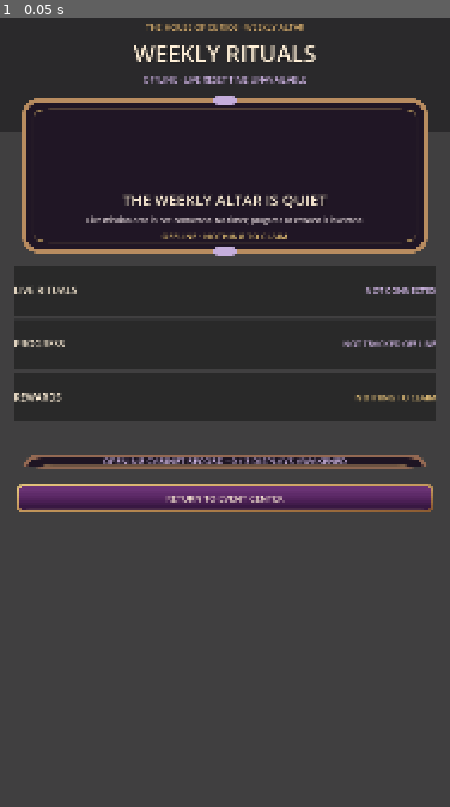
Above: before the commit, frame 1.
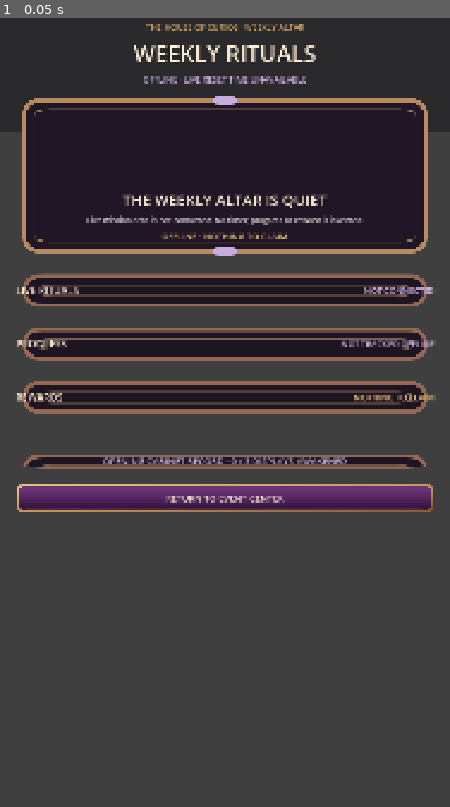
Above: after the commit, the same moment.

Repository: Jay-prodesign/akilta-match3
Game: Godot game, scene res://src/ui/missions/weekly_missions_screen.tscn
The game is run twice, just before and just after one commit, with the same random seed, the same clock (stepped at 60 frames per second) and the same inputs. This scene is started directly instead of the project's main scene.
Inputs:
- Up to frame 1 (0.05 s): no input

The runs differ from the first frame. In frame 1, 5.2% of the frame differs, in the area x 3-97%, y 32-51%.

Commit message:
Bind Weekly Rituals to truthful list-density and single-return hierarchy

Diff:
--- a/src/ui/missions/weekly_missions_screen.gd
+++ b/src/ui/missions/weekly_missions_screen.gd
@@ -15,6 +15,12 @@
 @onready var reward_art: TextureRect = $MissionLayout/MissionEmptyState/EmptyContent/MissionRewardArt
 @onready var availability: Label = $MissionLayout/MissionEmptyState/EmptyContent/AltarCopy/MissionAvailability
 @onready var truth: Label = $MissionLayout/MissionEmptyState/EmptyContent/AltarCopy/MissionEmptyStateTruth
+@onready var feed_status: PanelContainer = $MissionLayout/MissionStatusStack/FeedStatus
+@onready var feed_state: Label = $MissionLayout/MissionStatusStack/FeedStatus/Content/State
+@onready var progress_status: PanelContainer = $MissionLayout/MissionStatusStack/ProgressStatus
+@onready var progress_state: Label = $MissionLayout/MissionStatusStack/ProgressStatus/Content/State
+@onready var reward_status: PanelContainer = $MissionLayout/MissionStatusStack/RewardStatus
+@onready var reward_state: Label = $MissionLayout/MissionStatusStack/RewardStatus/Content/State
 @onready var stage_spacer: Control = $MissionLayout/WorldStageSpacer
 @onready var opening_record: Label = $MissionLayout/MissionOpeningRecord
 @onready var return_events: Button = $MissionLayout/ReturnToEvents
@@ -22,6 +28,9 @@
 
 func _ready() -> void:
 	ProductionChrome.apply_secondary(empty_state, "weekly_altar")
+	ProductionChrome.apply_compact_panel(feed_status, "weekly_feed_status")
+	ProductionChrome.apply_compact_panel(progress_status, "weekly_progress_status")
+	ProductionChrome.apply_compact_panel(reward_status, "weekly_reward_status")
 	ProductionChrome.apply_action_button(return_events, "primary", "weekly_events_return")
 	ProductionChrome.apply_action_button(return_house, "utility", "weekly_house_return")
 	var record_style := ProductionChrome.compact_panel()
@@ -46,15 +55,21 @@
 	mission_timer.text = "OFFLINE · LIVE RESET TIME UNAVAILABLE"
 	availability.text = "LIVE RITUALS WILL APPEAR HERE ONLY WHEN A MISSION FEED IS CONNECTED"
 	truth.text = "RESET / OFFLINE STATE · NOTHING TO CLAIM"
+	feed_state.text = "NOT CONNECTED"
+	progress_state.text = "NOT TRACKED OFFLINE"
+	reward_state.text = "NOTHING TO CLAIM"
 	opening_record.text = "OPENING CABINET RECORD · %d / %d DISPLAYS AWAKENED" % [completed_count, opening_cap]
 	return true
 
 func screen_contract() -> Dictionary:
-	var altar_dominant := empty_state.custom_minimum_size.y >= 600.0 and reward_art.custom_minimum_size.x >= 360.0 and reward_art.custom_minimum_size.y >= 290.0
-	var intentional_stage := stage_spacer != null and stage_spacer.size_flags_vertical == Control.SIZE_EXPAND_FILL and stage_spacer.custom_minimum_size.y >= 100.0 and ($MissionLayout as VBoxContainer).offset_bottom <= -150.0
+	var altar_compact := empty_state.custom_minimum_size.y >= 390.0 and empty_state.custom_minimum_size.y <= 440.0 and reward_art.custom_minimum_size.x >= 240.0 and reward_art.custom_minimum_size.y >= 170.0
+	var status_rows := [feed_status, progress_status, reward_status]
+	var status_stack_dense := status_rows.all(func(row): return row != null and row.custom_minimum_size.y >= 110.0 and row.get_theme_stylebox("panel") is StyleBoxTexture)
+	var truthful_status_copy := feed_state.text == "NOT CONNECTED" and progress_state.text == "NOT TRACKED OFFLINE" and reward_state.text == "NOTHING TO CLAIM"
+	var intentional_stage := stage_spacer != null and stage_spacer.size_flags_vertical != Control.SIZE_EXPAND_FILL and stage_spacer.custom_minimum_size.y <= 40.0 and ($MissionLayout as VBoxContainer).offset_bottom <= -150.0
 	var footer_record := opening_record.get_theme_stylebox("normal") is StyleBoxTexture and String(opening_record.get_meta("production_chrome_kind", "")) == "compact_weekly_record" and String(opening_record.get_meta("stage_role", "")) == "anchored_footer_status"
 	var world_visible := ($WorldShade as ColorRect).color.a <= 0.20 and ($HeaderShade as ColorRect).color.a <= 0.38
-	var return_actions := return_events.get_theme_stylebox("nor …(259 unchanged characters)…  == "action_utility_weekly_house_return"
+	var return_actions := return_events.get_theme_stylebox("nor …(259 unchanged characters)…  == "action_utility_weekly_house_return" and return_events.visible and not return_house.visible
 	return {
 		"route": "missions",
 		"world_art_loaded": world_art != null and world_art.texture != null,
@@ -63,15 +78,19 @@
 		"reward_asset_path": String(reward_art.get_meta("asset_path", "")),
 		"code_built_panels": false,
 		"north_star_title_hierarchy": ($MissionLayout/MissionTitle as Label).get_theme_font_size("font_size") >= 52,
-		"north_star_altar_stack": altar_dominant,
+		"north_star_altar_stack": altar_compact and status_stack_dense,
 		"asset_backed_altar_chrome": empty_state != null and empty_state.get_theme_stylebox("panel") is StyleBoxTexture and String(empty_state.get_meta("production_chrome_kind", "")) == "secondary_weekly_altar",
+		"asset_backed_status_rows": status_stack_dense,
+		"truthful_status_rows": truthful_status_copy,
 		"header_readability_scrim": ($HeaderShade as ColorRect) != null and ($HeaderShade as ColorRect).color.a >= 0.34,
 		"sealed_offline_art": String(reward_art.get_meta("asset_path", "")).contains("_sealed_"),
 		"production_return_actions": return_actions,
+		"redundant_house_return_suppressed": not return_house.visible,
 		"compact_offline_copy": availability != null and not availability.visible,
 		"primary_cta_rounding": return_events.get_theme_stylebox("normal") != null,
 		"intentional_world_stage": intentional_stage,
 		"asset_backed_opening_record": footer_record,
 		"world_art_not_overdimmed": world_visible,
-		"visual_parity_gate_v2": altar_dominant and intentional_stage and footer_record and world_visible and return_actions,
+		"visual_parity_gate_v2": altar_compact and status_stack_dense and truthful_status_copy and intentional_stage and footer_record and world_visible and return_actions,
+		"visual_parity_gate_v3": altar_compact and status_stack_dense and truthful_status_copy and intentional_stage and footer_record and world_visible and return_actions,
 	}
